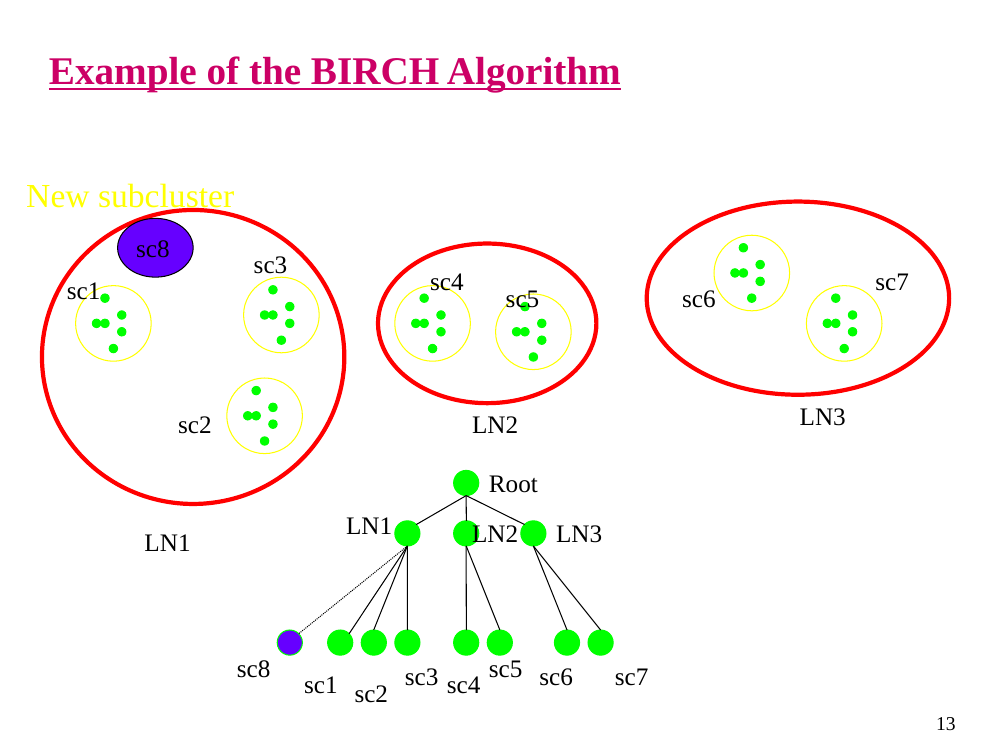
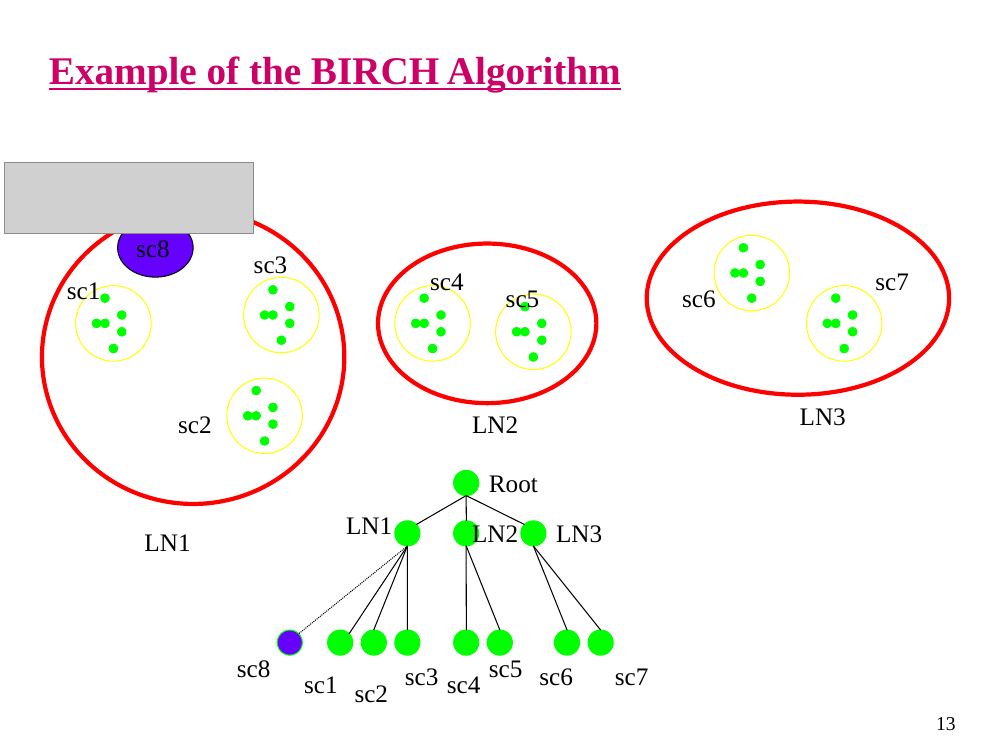
Before and after one commit to guglielmosanchini/ClustViz, a slide deck: slide 13 of BIRCH/Birch.ppt. Drawn at 1008x756 pixels with LibreOffice and Linux fonts; fonts in the diff are those of the drawing; grey boxes stand for pictures. Boxes give left, top, right and bottom in pixels: in the first picture for what was removed or moved away, otherwise in the second. Text is boxed around its words. In the diff, an @@ line names an element or a change of style, - is before the commit and + after.

```diff
--- a/BIRCH/Birch.ppt
+++ b/BIRCH/Birch.ppt
@@ picture added at [4,162,253,234] @@
@@ text removed at [26,183,234,213] @@
-New subcluster
```
Also in this commit, not shown: 1 other slide changed, 6 other files.
